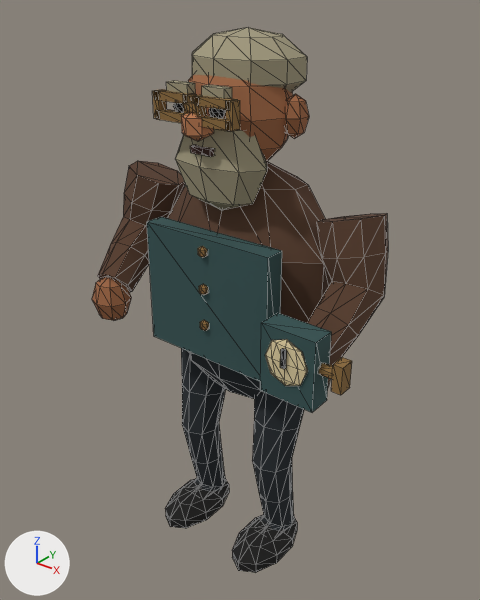
Before and after pictures for a commit that changed the glTF model characters/orris-3d/orris.glb.
Both versions are drawn from a camera (50 mm lens) standing at (1.51, -1.91, 2.35) and looking at (0.01, -0.04, 1.19). The axes (+X, +Y, +Z) are drawn at lower left. The lights are the same throughout. The older version comes first. Mesh edges are drawn as thin lines. Vertices at exactly the same position are counted once.

In view in the first picture: 'OrrisSkin'.
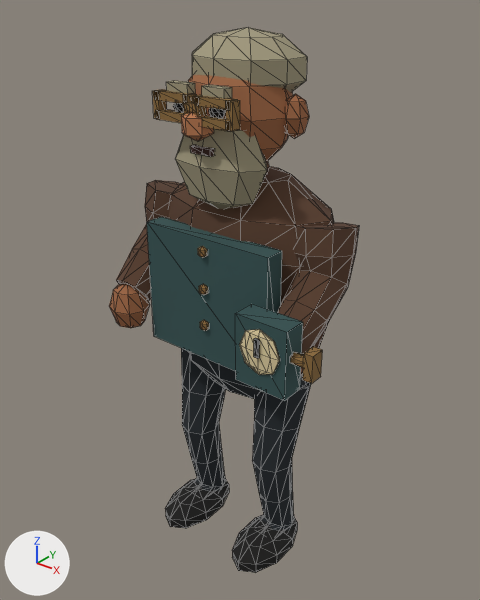
Changed parts and their boxes (x1, y1, x2, y2) in the pictures (480 x 600 px; the box of a moved part takes in the faces that stretch with it):
```json
{"object": "OrrisSkin", "change": "reshaped", "before": [92, 27, 388, 573], "after": [109, 27, 359, 573], "on screen": "15% narrower"}
{"part": 1, "of": "me_sphere_034", "change": "moved or reshaped", "before": [92, 277, 131, 320], "after": [109, 284, 149, 328]}
{"part": 2, "of": "me_sphere_034", "change": "moved or reshaped", "before": [260, 313, 331, 412], "after": [235, 304, 303, 401]}
{"part": 3, "of": "me_sphere_034", "change": "moved or reshaped", "before": [265, 339, 308, 386], "after": [239, 329, 280, 375]}
{"part": 4, "of": "me_sphere_034", "change": "moved or reshaped", "before": [280, 348, 287, 369], "after": [254, 338, 260, 358]}
{"part": 5, "of": "me_sphere_034", "change": "moved or reshaped", "before": [319, 363, 333, 379], "after": [291, 352, 304, 368]}
{"part": 6, "of": "me_sphere_034", "change": "moved or reshaped", "before": [331, 357, 352, 395], "after": [302, 347, 322, 383]}
{"part": 7, "of": "me_sphere_034", "change": "rebuilt", "before": [167, 162, 332, 323], "after": [168, 166, 334, 348]}
{"part": 8, "of": "me_sphere_034", "change": "rebuilt", "before": [98, 161, 185, 292], "after": [116, 180, 181, 300]}
{"part": 9, "of": "me_sphere_034", "change": "rebuilt", "before": [307, 213, 388, 366], "after": [277, 222, 359, 355], "on screen": "13% shorter"}
```

Edits to the scene script, one JSON object a line:
```json
{"block": "me_sphere_034", "where": "# used by ob_orrisskin; location = (0.0, 0.0, 0.0)"}
{"op": "remove", "block": "me_sphere_034", "code": "me_sphere_034.from_pydata(...)  # 852 vertices, 1544 faces; spans x -0.62..0.67, y -0.4..0.23, z 0.0..2.2"}
{"op": "add", "block": "me_sphere_034", "code": "me_sphere_034.from_pydata(...)  # 860 vertices, 1560 faces; spans x -0.48..0.56, y -0.4..0.23, z 0.0..2.2"}
{"block": "me_sphere_034", "change": "me_sphere_034 part 1: the loose piece of 26 vertices spanning x -0.58..-0.41, y -0.36..-0.2, z 1.03..1.24 is moved by (0.11, 0.0, 0.0)"}
{"block": "me_sphere_034", "change": "me_sphere_034 part 2: the loose piece of 8 vertices spanning x 0.37..0.58, y -0.37..-0.28, z 1.08..1.34 is moved by (-0.11, 0.0, 0.0)"}
{"block": "me_sphere_034", "change": "me_sphere_034 part 3: the loose piece of 32 vertices spanning x 0.39..0.55, y -0.39..-0.37, z 1.15..1.32 is moved by (-0.11, 0.0, 0.0)"}
{"block": "me_sphere_034", "change": "me_sphere_034 part 4: the loose piece of 8 vertices spanning x 0.46..0.48, y -0.4..-0.39, z 1.22..1.29 is moved by (-0.11, 0.0, 0.0)"}
{"block": "me_sphere_034", "change": "me_sphere_034 part 5: the loose piece of 12 vertices spanning x 0.57..0.64, y -0.35..-0.31, z 1.21..1.25 is moved by (-0.11, 0.0, 0.0)"}
{"block": "me_sphere_034", "change": "me_sphere_034 part 6: the loose piece of 8 vertices spanning x 0.63..0.67, y -0.36..-0.3, z 1.18..1.28 is moved by (-0.11, 0.0, 0.0)"}
{"block": "me_sphere_034", "change": "me_sphere_034 part 7: the loose piece of 42 vertices spanning x -0.38..0.38, y -0.18..0.23, z 0.83..1.77 is rebuilt with 50 vertices and now spans x -0.41..0.41, y -0.18..0.23, z 1.0..1.7"}
{"block": "me_sphere_034", "change": "me_sphere_034 part 8: the loose piece of 40 vertices spanning x -0.62..-0.34, y -0.31..0.12, z 1.14..1.66 is rebuilt with 40 vertices and now spans x -0.48..-0.24, y -0.31..0.12, z 1.14..1.6"}
{"block": "me_sphere_034", "change": "me_sphere_034 part 9: the loose piece of 40 vertices spanning x 0.34..0.62, y -0.31..0.12, z 1.14..1.66 is rebuilt with 40 vertices and now spans x 0.24..0.48, y -0.31..0.12, z 1.14..1.6"}
{"block": "me_sphere_034", "change": "other edits to the shape of me_sphere_034 do not show in these pictures"}
```
